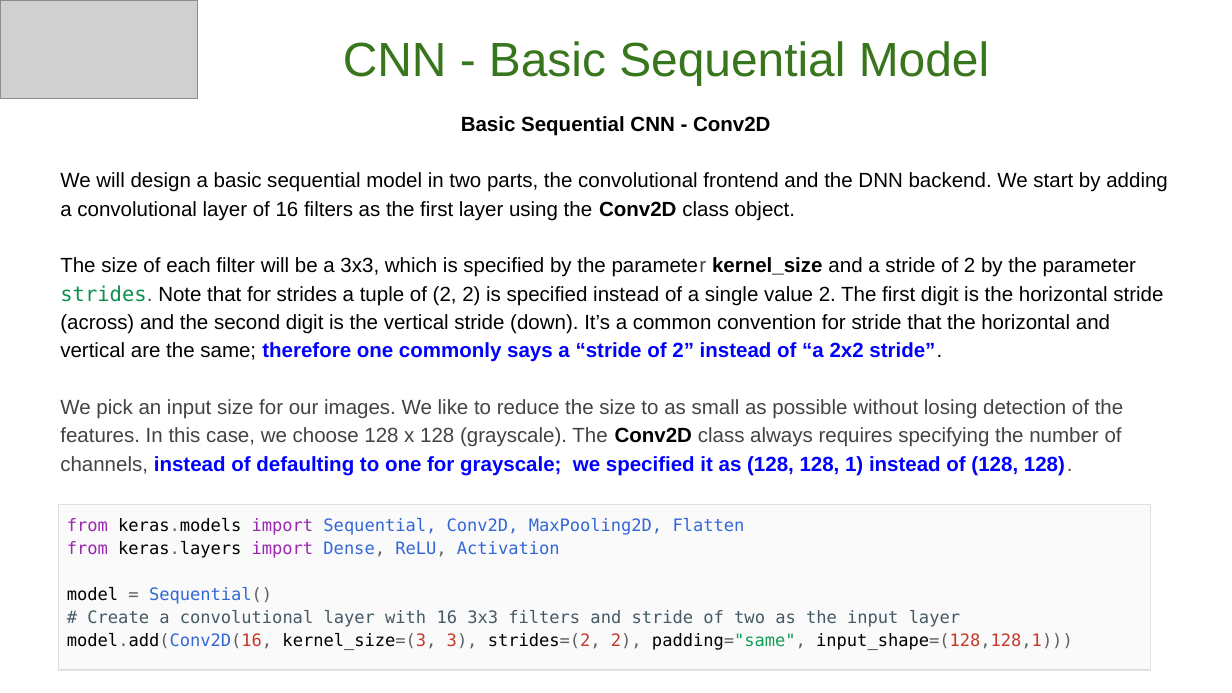
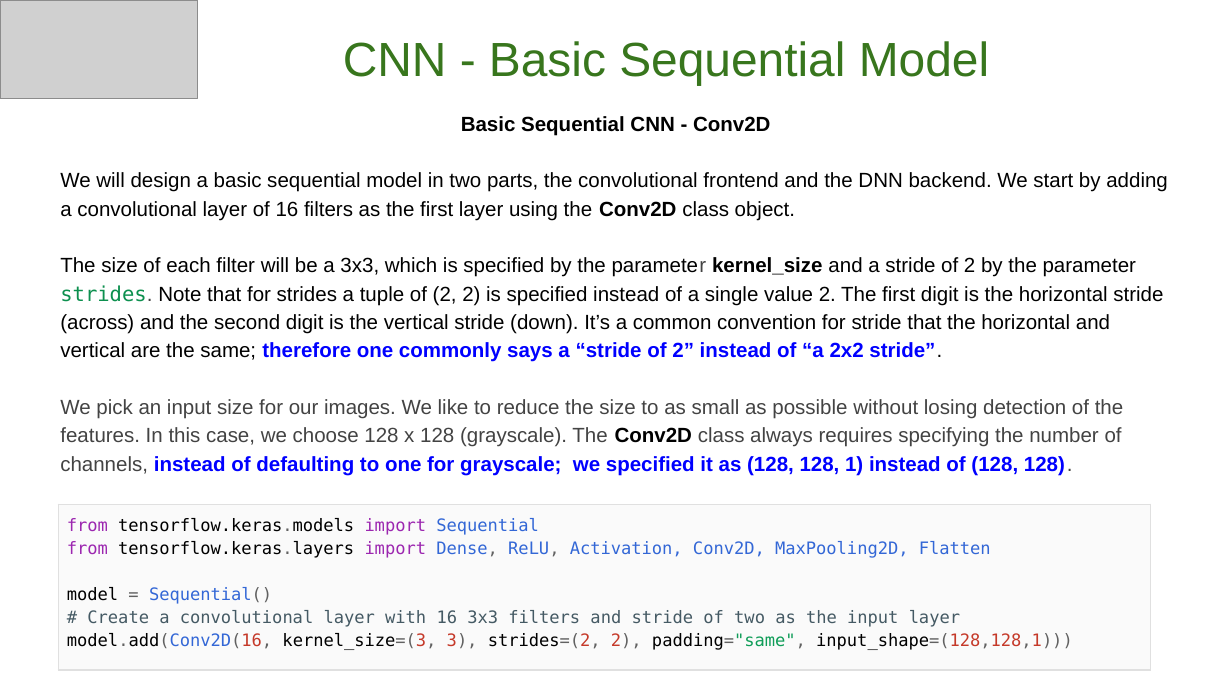
Before and after one commit to GoogleCloudPlatform/keras-idiomatic-programmer, a slide deck: slide 16 of books/deep-learning-design-patterns/Workshops/Novice/Deep Learning Design Patterns - Workshop - Chapter II.pptx. Drawn at 1232x693 pixels with LibreOffice and Linux fonts; fonts in the diff are those of the drawing; grey boxes stand for pictures. Boxes give left, top, right and bottom in pixels: in the first picture for what was removed or moved away, otherwise in the second. Text is boxed around its words. In the diff, an @@ line names an element or a change of style, - is before the commit and + after.

```diff
--- a/books/deep-learning-design-patterns/Workshops/Novice/Deep Learning Design Patterns - Workshop - Chapter II.pptx
+++ b/books/deep-learning-design-patterns/Workshops/Novice/Deep Learning Design Patterns - Workshop - Chapter II.pptx
@@ table at [58, 504, 1149, 693] @@
@@ row 1, column 1: "from keras.models import Sequential, Conv2D, MaxPooling2D, Flatten / from keras.layers import Dense, ReLU, Activation / model = Sequential() / # Create a convolutional layer with 16 3x3 filters and stride of two as the input layer / model.add(Conv2D(16, kernel_size=(3, 3), strides=(2, 2), padding="same", input_shape=(128,128,1)))" to "from tensorflow.keras.models import Sequential / from tensorflow.keras.layers import Dense, ReLU, Activation, Conv2D, MaxPooling2D, Flatten / model = Sequential() / # Create a convolutional layer with 16 3x3 filters and stride of two as the input layer / model.add(Conv2D(16, kernel_size=(3, 3), strides=(2, 2), padding="same", input_shape=(128,128,1)))" @@
```
Also in this commit, not shown: 4 other slides changed.
